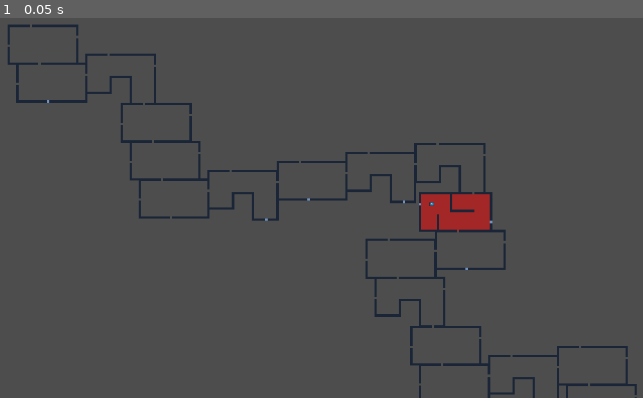
Above: before the commit, frame 1.
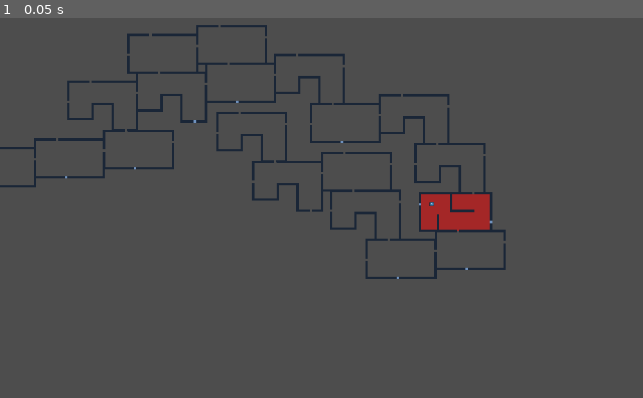
Above: after the commit, the same moment.

Repository: freshBakedPie314/Procedural-Room-Generation
Game: Godot game, scene res://Scenes/procedural.tscn
The game is run twice, just before and just after one commit, with the same random seed, the same clock (stepped at 60 frames per second) and the same inputs. The engine's default icon, where the game draws it, is replaced by a stand-in: a white triangle on a blue panel in a dark square.
Inputs:
- Up to frame 1 (0.05 s): no input

The runs differ from the first frame. In frame 1, 4.5% of the frame differs, in the area x 0-100%, y 1-100%.

Commit message:
code cleanup

Diff:
--- a/Procedural Room Generation/Scripts/Player.gd
+++ b/Procedural Room Generation/Scripts/Player.gd
@@ -1,7 +1,9 @@
 extends CharacterBody2D
+
 @export var speed = 5000
 var horizontalVelocity
 var verticalVelocity
+
 func _physics_process(delta):
 	horizontalVelocity = Input.get_action_strength("ui_right")-Input.get_action_strength("ui_left")
 	verticalVelocity = Input.get_action_strength("ui_down")-Input.get_action_strength("ui_up")
--- a/Procedural Room Generation/Scripts/RoomGeneration.gd
+++ b/Procedural Room Generation/Scripts/RoomGeneration.gd
@@ -29,14 +29,15 @@
 var startingDoorDuplicate = startingDoorPos
 func _ready():
 	var time_before = Time.get_ticks_msec()
-	createMainBranch()
-	createSubBranches()
-	createSubBranches()
-	createSubBranches()
+	createMainRoot()
+	createSubRoot()
+	createSubRoot()
+	createSubRoot()
+	createBranches()
 	var execution_time = Time.get_ticks_msec()-time_before
 	print("Execution Time = " , execution_time/1000 , "sec")
 
-func createMainBranch():
+func createMainRoot():
 	roomsDuplicate = rooms
 	mainRoomDoorIndex = randi_range(0 , startingDoorPos.size() -1 )
 	currentDoorPos = startingDoorPos[mainRoomDoorIndex].global_position
@@ -44,8 +45,7 @@
 	for i in numberOfRooms:
 		createRooms()
 
-
-func createSubBranches():
+func createSubRoot():
 	roomsDuplicate = rooms
 	attempts=0
 	first = true
@@ -54,6 +54,9 @@
 	currentDoorPos = startingDoorPos[mainRoomDoorIndex].global_position
 	for i in numberOfSubRooms:
 		createRooms()
+
+func createBranches():
+	pass
 
 
 func createRooms():
@@ -87,7 +90,6 @@
 			currentRoom._remove_door(currentRoom.doors[precviousDoorIndex].position)
 		else:
 			_remove_door(startingDoorPos[mainRoomDoorIndex].position)
-		#checkForOverllappingDoors(room)
 		spawnedRooms.append(room)
 
 		currentRoom = room
@@ -144,18 +146,3 @@
 	var lastRoomRecSize = to_global(lastRoom.map_to_local(lastRoom.get_used_rect().size))
 	var lastRoomRec = Rect2i(lastRoom.global_position , lastRoomRecSize).grow(-32)
 	draw_rect(lastRoomRec ,  Color8(0,0,255,125))
-
-#func check():
-#	for room in spawnedRooms.size()-1:
-#		for i in spawnedRooms[room+1].doors.size():
-#			var space_state = get_world_2d().direct_space_state
-#		# use global coordinates, not local to node
-#			var query = PhysicsRayQueryParameters2D.create(spawnedRooms[room+1].doors[i].global_position + Vector2(0,-100),
-#			spawnedRooms[room+1].doors[i].global_position + Vector2(0, 200))
-#			var result = space_state.intersect_ray(query)
-#			if result:
-#				print("hit")
-#				var mapPos = spawnedRooms[room+1].local_to_map(spawnedRooms[room+1].doors[i].position)
-#				spawnedRooms[room+1].set_cell(0 , mapPos , -1)
-#				instance_from_id(result.collider_id).set_cell(0,
-#				instance_from_id(result.collider_id).local_to_map(spawnedRooms[room+1].doors[i].position) , -1)
